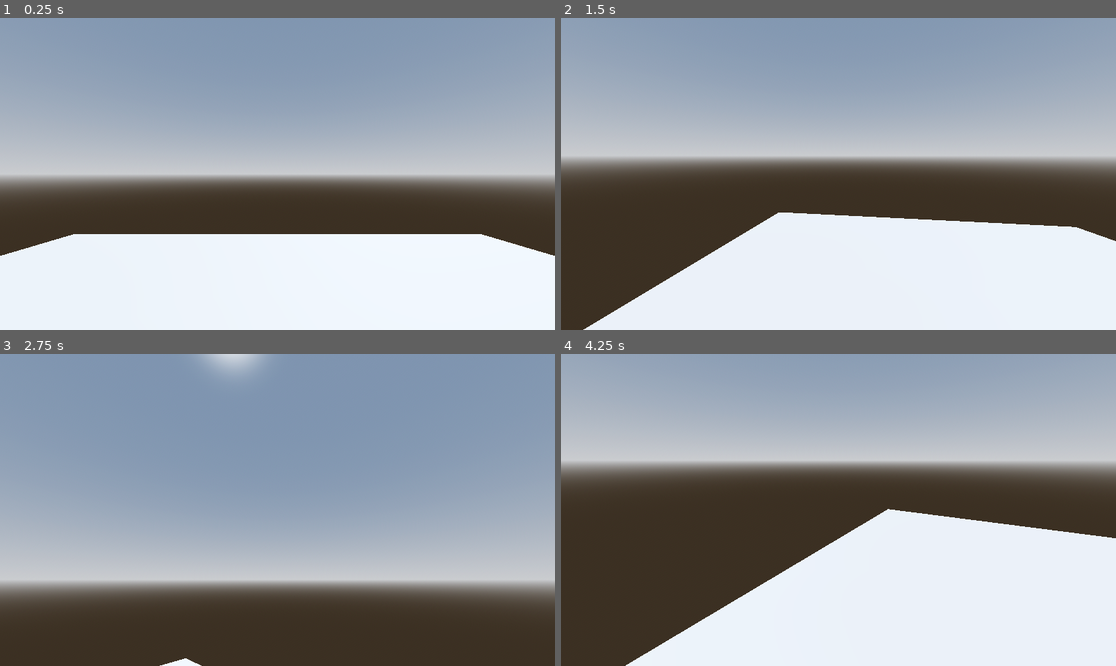
Above: before the commit, frames 1-4 (two rows, left to right).
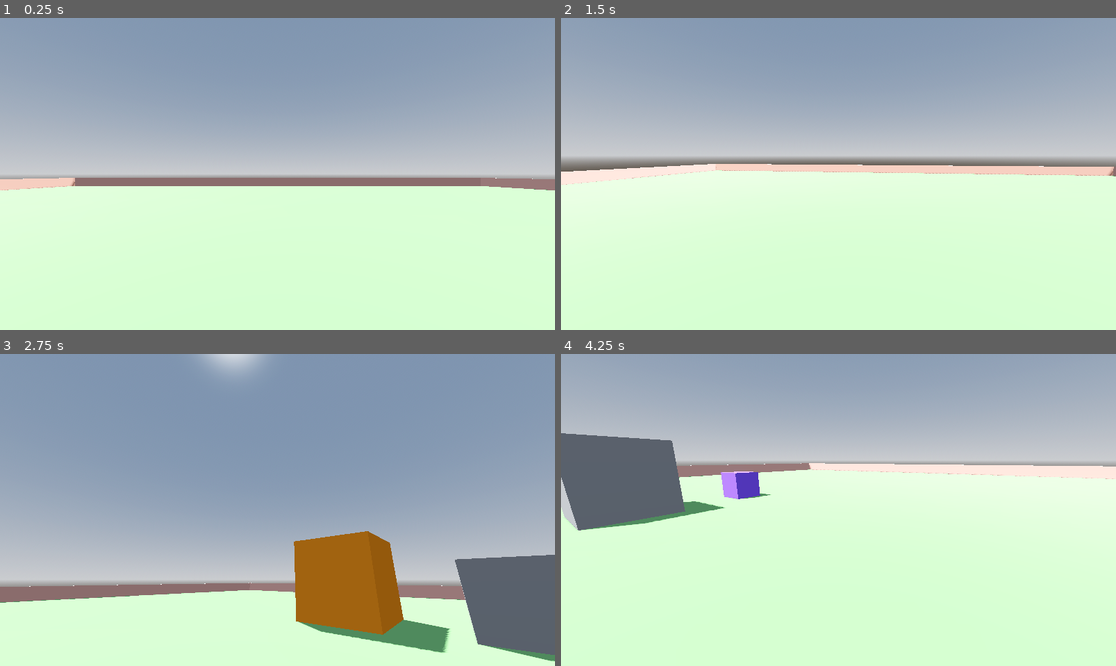
Above: after the commit, the same moments.

Repository: shizuokalol/first-person-controller
Game: Godot game, scene res://Scenes/world.tscn
The game is run twice, just before and just after one commit, with the same random seed, the same clock (stepped at 60 frames per second) and the same inputs.
Inputs (mouse positions are in pixels of both pictures, inside the frame that each line leads up to):
- Up to frame 1 (0.25 s): no input
- Up to frame 2 (1.5 s): tap Enter at 0.5 s; move the mouse to (866, 174) at 0.52 s; hold W (forward) from 0.53 s (still down); tap Space (jump) at 0.77 s; move the mouse to (810, 174) at 1.27 s
- Up to frame 3 (2.75 s): keep holding W (forward); tap Space (jump) at 1.52 s; move the mouse to (288, 503) at 2.02 s
- Up to frame 4 (4.25 s): keep holding W (forward); move the mouse to (832, 516) at 2.77 s; tap Space (jump) at 3.02, 3.77 s; move the mouse to (877, 513) at 3.52 s

The runs differ from the first frame. In frame 1, 48% of the frame differs, in the area x 0-100%, y 51-100%; in frame 2, 53%; in frame 3, 29%; in frame 4, 66%, in the area x 0-100%, y 25-100%.

Commit message:
Add objects to scene

Diff:
--- a/Scenes/world.tscn
+++ b/Scenes/world.tscn
@@ -1,6 +1,6 @@
-[gd_scene load_steps=7 format=3 uid="uid://cfkw7sr7r3esa"]
+[gd_scene load_steps=11 format=3 uid="uid://cfkw7sr7r3esa"]
 
-[ext_resource type="Script" uid="uid://0vs7pgigm77l" path="res://player.gd" id="1_a02cp"]
+[ext_resource type="Script" uid="uid://0vs7pgigm77l" path="res://Scripts/player.gd" id="1_a02cp"]
 
 [sub_resource type="ProceduralSkyMaterial" id="ProceduralSkyMaterial_a02cp"]
 sky_horizon_color = Color(0.66224277, 0.6717428, 0.6867428, 1)
@@ -15,24 +15,37 @@
 tonemap_mode = 2
 glow_enabled = true
 
+[sub_resource type="StandardMaterial3D" id="StandardMaterial3D_a02cp"]
+albedo_color = Color(0.48235294, 0.7019608, 0.4117647, 1)
+
 [sub_resource type="CapsuleMesh" id="CapsuleMesh_gv5m4"]
 
 [sub_resource type="ConvexPolygonShape3D" id="ConvexPolygonShape3D_f3sb7"]
 points = PackedVector3Array(-0.12520654, -0.532801, -0.4805069, 0.022783129, 0.4760704, 0.49888408, 0.16971254, 0.55914 …(1084 unchanged characters)…
 
+[sub_resource type="StandardMaterial3D" id="StandardMaterial3D_go701"]
+albedo_color = Color(0.9386506, 0.701743, 0.63621366, 1)
+
+[sub_resource type="StandardMaterial3D" id="StandardMaterial3D_5a7ea"]
+albedo_color = Color(0.5254902, 0.34901962, 1, 1)
+
+[sub_resource type="StandardMaterial3D" id="StandardMaterial3D_8j60k"]
+albedo_color = Color(1, 0.58431375, 0.07450981, 1)
+
 [node name="World" type="Node3D"]
 
 [node name="DirectionalLight3D" type="DirectionalLight3D" parent="."]
-transform = Transform3D(-0.8660254, -0.43301278, 0.25, 0, 0.49999997, 0.86602545, -0.50000006, 0.75, -0.43301266, 0, 0, 0)
+transform = Transform3D(-0.8660254, -0.43301278, 0.25, 0, 0.49999997, 0.86602545, -0.50000006, 0.75, -0.43301266, 0, 11, 0)
 shadow_enabled = true
 
 [node name="WorldEnvironment" type="WorldEnvironment" parent="."]
 environment = SubResource("Environment_5a7ea")
 
-[node name="CSGBox3D" type="CSGBox3D" parent="."]
+[node name="Ground" type="CSGBox3D" parent="."]
 transform = Transform3D(1, 0, 0, 0, 1, 0, 0, 0, 1, 0, -0.00049999356, 0)
 use_collision = true
-size = Vector3(10, 0.002, 10)
+size = Vector3(50, 0.002, 50)
+material = SubResource("StandardMaterial3D_a02cp")
 
 [node name="Player" type="CharacterBody3D" parent="."]
 script = ExtResource("1_a02cp")
@@ -49,3 +62,43 @@
 transform = Transform3D(1, 0, 0, 0, 1, 0, 0, 0, 1, 0, 1.5, 0)
 
 [node name="Camera3D" type="Camera3D" parent="Player/Head"]
+
+[node name="Wall1" type="CSGBox3D" parent="."]
+transform = Transform3D(1, 0, 0, 0, 1, 0, 0, 0, 1, -24.95, 0.5, 0)
+use_collision = true
+size = Vector3(0.1, 1, 50)
+material = SubResource("StandardMaterial3D_go701")
+
+[node name="Wall2" type="CSGBox3D" parent="."]
+transform = Transform3D(-4.371139e-08, 0, -1, 0, 1, 0, 1, 0, -4.371139e-08, 0, 0.5, -25)
+use_collision = true
+size = Vector3(0.1, 1, 50)
+material = SubResource("StandardMaterial3D_go701")
+
+[node name="Wall3" type="CSGBox3D" parent="."]
+transform = Transform3D(1, 0, 0, 0, 1, 0, 0, 0, 1, 25, 0.5, 0)
+use_collision = true
+size = Vector3(0.1, 1, 50)
+material = SubResource("StandardMaterial3D_go701")
+
+[node name="Wall4" type="CSGBox3D" parent="."]
+transform = Transform3D(-4.371139e-08, 0, -1, 0, 1, 0, 1, 0, -4.371139e-08, 0, 0.5, 25)
+use_collision = true
+size = Vector3(0.1, 1, 50)
+material = SubResource("StandardMaterial3D_go701")
+
+[node name="Box1" type="CSGBox3D" parent="."]
+transform = Transform3D(1, 0, 0, 0, 1, 0, 0, 0, 1, 11, 0.5, 4)
+use_collision = true
+material = SubResource("StandardMaterial3D_5a7ea")
+
+[node name="Box3" type="CSGBox3D" parent="."]
+transform = Transform3D(1, 0, 0, 0, 1, 0, 0, 0, 1, 11, 1.5, -4)
+use_collision = true
+size = Vector3(3, 3, 3)
+material = SubResource("StandardMaterial3D_8j60k")
+
+[node name="Box2" type="CSGBox3D" parent="."]
+transform = Transform3D(1, 0, 0, 0, 1, 0, 0, 0, 1, 11, 1, 0.5)
+use_collision = true
+size = Vector3(2, 2, 2)
Renamed: player.gd -> Scripts/player.gd
Renamed: player.gd.uid -> Scripts/player.gd.uid
